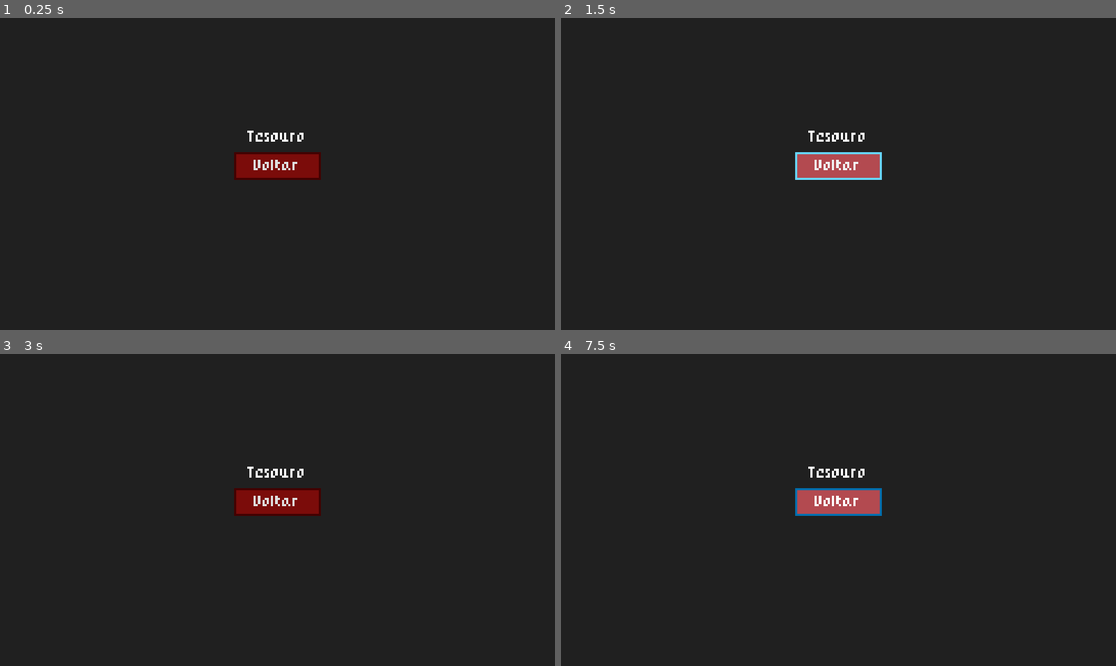
Above: before the commit, frames 1-4 (two rows, left to right).
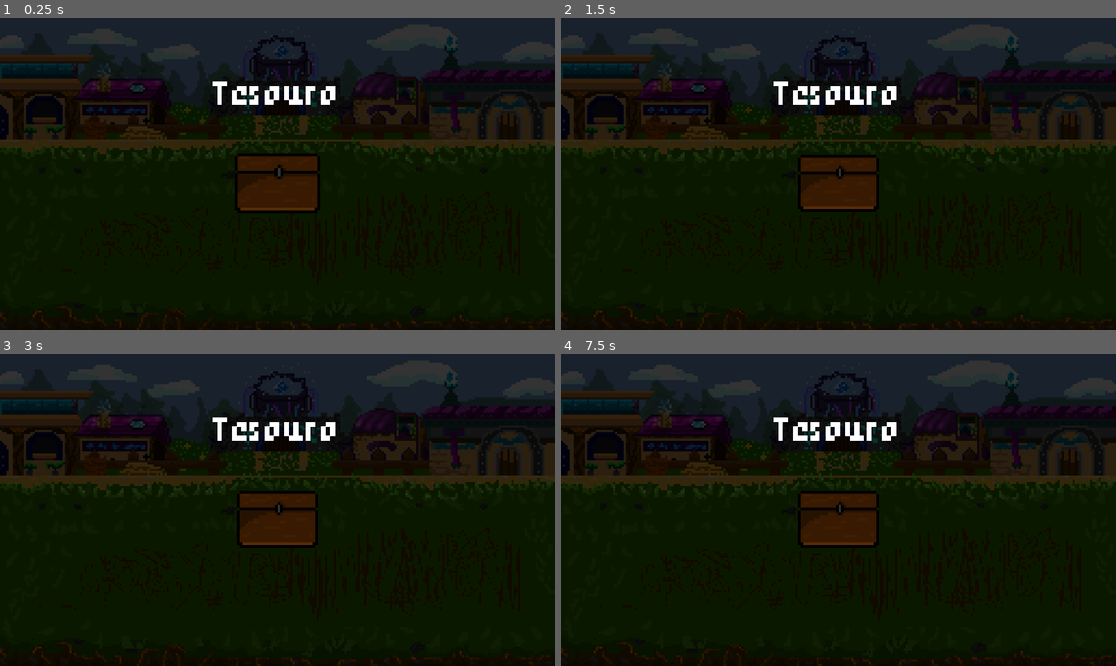
Above: after the commit, the same moments.

Repository: Klebynhow/PAC-jogo
Game: Godot game, scene res://scenes/treasure/treasure.tscn
The game is run twice, just before and just after one commit, with the same random seed, the same clock (stepped at 60 frames per second) and the same inputs. This scene is started directly instead of the project's main scene.
Inputs (mouse positions are in pixels of both pictures, inside the frame that each line leads up to):
- Up to frame 1 (0.25 s): no input
- Up to frame 2 (1.5 s): click (838, 164) at 0.5 s, where only the run before the commit has a clickable "Voltar"; click (838, 164) at 1.25 s, where only the run before the commit has a clickable "Voltar"
- Up to frame 3 (3 s): click (277, 500) at 2 s, where only the run before the commit has a clickable "Voltar"; tap Enter at 2.75 s; move the mouse to (399, 494) at 2.77 s; press the mouse at (399, 494) at 2.78 s
- Up to frame 4 (7.5 s): release the mouse at (960, 494) at 3.5 s; tap Space at 3.5, 5.75 s; drag from (727, 525) to (810, 572) at 3.52 s; move the mouse to (894, 441) at 4.27 s; hold Mouse wheel down (scroll_down) 4.28-5 s; click (894, 441) at 4.42 s; tap Enter at 5, 7.25 s; drag from (810, 572) to (672, 463) at 5.02 s; move the mouse to (1005, 556) at 5.77 s; press the mouse at (1005, 556) at 5.78 s; release the mouse at (1005, 556) at 6.5 s; drag from (672, 463) to (755, 432) at 6.52 s; move the mouse to (866, 510) at 7.27 s; hold Mouse wheel down (scroll_down) from 7.28 s (still down); click (866, 510) at 7.42 s

The runs differ from the first frame. In frame 1, 73% of the frame differs, in the area x 0-100%, y 5-100%; in frame 2, 73%; in frame 3, 73%; in frame 4, 73%.

Commit message:
update treasure chest texture

Diff:
--- a/relics/coupons.tres
+++ b/relics/coupons.tres
@@ -1,4 +1,4 @@
-[gd_resource type="Resource" format=3 uid="uid://boe51cj1lttpv"]
+[gd_resource type="Resource" script_class="CouponsRelic" format=3 uid="uid://boe51cj1lttpv"]
 
 [ext_resource type="Texture2D" uid="uid://birvpe0dn8nvo" path="res://art/coupon_relic_icon.png" id="1_usjfh"]
 [ext_resource type="Script" uid="uid://dd5jxo0sr1t4p" path="res://relics/coupons.gd" id="2_usjfh"]
@@ -10,5 +10,5 @@
 type = 4
 icon = ExtResource("1_usjfh")
 tooltip = "[color=\"ffdf00\"]Cupom[/color]
-Todos os itens da loja são 50%% mais baratos."
+Todos os itens da loja são 50% mais baratos."
 metadata/_custom_type_script = "uid://cyfywqwrmcwde"
--- a/scenes/battle_rewards/battle_rewards.gd
+++ b/scenes/battle_rewards/battle_rewards.gd
@@ -10,6 +10,7 @@
 
 @export var run_stats: RunStats
 @export var character_stats: CharacterStats
+@export var relic_handler: RelicHandler
 
 @onready var rewards: VBoxContainer = %Rewards
 
@@ -40,6 +41,12 @@
 	card_reward.pressed.connect(_show_card_rewards)
 	rewards.add_child.call_deferred(card_reward)
 
+func add_relic_reward(relic: Relic) -> void:
+	var relic_reward := REWARD_BUTTON.instantiate() as RewardButton
+	relic_reward.reward_icon = relic.icon
+	relic_reward.reward_text = relic.relic_name
+	relic_reward.pressed.connect(_on_relic_reward_taken.bind(relic))
+	rewards.add_child.call_deferred(relic_reward)
 
 func _show_card_rewards() -> void:
 	if not run_stats or not character_stats:
@@ -94,5 +101,9 @@
 		return
 	character_stats.deck.add_card(card)
 
+func _on_relic_reward_taken(relic: Relic) -> void:
+	if not relic or not relic_handler: return
+	relic_handler.add_relic(relic)
+
 func _on_back_button_pressed() -> void:
 	Events.battle_reward_exited.emit()
--- a/scenes/treasure/treasure.tscn
+++ b/scenes/treasure/treasure.tscn
@@ -2,6 +2,107 @@
 
 [ext_resource type="Theme" uid="uid://b54n13fqlduvn" path="res://main_theme.tres" id="1_5dwmd"]
 [ext_resource type="Script" uid="uid://doje1rhaauhdy" path="res://scenes/treasure/treasure.gd" id="2_5dwmd"]
+[ext_resource type="Texture2D" uid="uid://dim0cqc316o8e" path="res://art/cenario-batalha.png" id="3_8kvvt"]
+[ext_resource type="Texture2D" uid="uid://cuildwd0wugaq" path="res://art/chest-icon.png" id="4_1466h"]
+[ext_resource type="Texture2D" uid="uid://dohuawmwg20qa" path="res://art/treasure_chest_icon.png" id="5_qhcu3"]
+[ext_resource type="Texture2D" uid="uid://yuu5cnygnha6" path="res://art/coinIcon.png" id="5_w2wav"]
+[ext_resource type="Texture2D" uid="uid://bamge7pt7bin" path="res://art/treasure_chest_opening_icon.png" id="6_gkj16"]
+[ext_resource type="Texture2D" uid="uid://bnalw87a0i7fg" path="res://art/treasure_chest_open_icon.png" id="7_mn6fe"]
+
+[sub_resource type="LabelSettings" id="LabelSettings_1466h"]
+font_size = 13
+
+[sub_resource type="Animation" id="Animation_nr0se"]
+length = 0.001
+tracks/0/type = "value"
+tracks/0/imported = false
+tracks/0/enabled = true
+tracks/0/path = NodePath(".:scale")
+tracks/0/interp = 1
+tracks/0/loop_wrap = true
+tracks/0/keys = {
+"times": PackedFloat32Array(0),
+"transitions": PackedFloat32Array(1),
+"update": 0,
+"values": [Vector2(1, 1)]
+}
+tracks/1/type = "value"
+tracks/1/imported = false
+tracks/1/enabled = true
+tracks/1/path = NodePath(".:texture")
+tracks/1/interp = 1
+tracks/1/loop_wrap = true
+tracks/1/keys = {
+"times": PackedFloat32Array(0),
+"transitions": PackedFloat32Array(1),
+"update": 1,
+"values": [ExtResource("4_1466h")]
+}
+
+[sub_resource type="Animation" id="Animation_ufafs"]
+resource_name = "highlight"
+length = 2.0
+loop_mode = 1
+step = 0.05
+tracks/0/type = "value"
+tracks/0/imported = false
+tracks/0/enabled = true
+tracks/0/path = NodePath(".:scale")
+tracks/0/interp = 0
+tracks/0/loop_wrap = true
+tracks/0/keys = {
+"times": PackedFloat32Array(0, 0.15, 0.3),
+"transitions": PackedFloat32Array(1, 1, 1),
+"update": 0,
+"values": [Vector2(1, 1), Vector2(1.05, 1.05), Vector2(1, 1)]
+}
+
+[sub_resource type="Animation" id="Animation_qhcu3"]
+resource_name = "open_chest"
+length = 2.0
+step = 0.05
+tracks/0/type = "value"
+tracks/0/imported = false
+tracks/0/enabled = true
+tracks/0/path = NodePath(".:texture")
+tracks/0/interp = 1
+tracks/0/loop_wrap = true
+tracks/0/keys = {
+"times": PackedFloat32Array(0, 0.2, 0.4),
+"transitions": PackedFloat32Array(1, 1, 1),
+"update": 1,
+"values": [ExtResource("5_qhcu3"), ExtResource("6_gkj16"), ExtResource("7_mn6fe")]
+}
+
+[sub_resource type="AnimationLibrary" id="AnimationLibrary_gkj16"]
+_data = {
+&"RESET": SubResource("Animation_nr0se"),
+&"highlight": SubResource("Animation_ufafs"),
+&"open_chest": SubResource("Animation_qhcu3")
+}
+
+[sub_resource type="Curve" id="Curve_mn6fe"]
+_data = [Vector2(0, 0.32584274), 0.0, 0.0, 0, 0, Vector2(0.2369942, 1), 0.0, 0.0, 0, 0, Vector2(0.81502885, 0.92134833), 0.0, 0.0, 0, 0, Vector2(1, 0), 0.0, 0.0, 0, 0]
+point_count = 4
+
+[sub_resource type="CurveTexture" id="CurveTexture_8auyv"]
+curve = SubResource("Curve_mn6fe")
+
+[sub_resource type="Curve" id="Curve_bbvtr"]
+_data = [Vector2(0, 0.20224726), 0.0, 0.0, 0, 0, Vector2(0.30057803, 0.68539333), 0.0, 0.0, 0, 0, Vector2(0.8092485, 0.6741574), 0.0, 0.0, 0, 0, Vector2(1, 0.13483155), 0.0, 0.0, 0, 0]
+point_count = 4
+
+[sub_resource type="CurveTexture" id="CurveTexture_ko1oj"]
+curve = SubResource("Curve_bbvtr")
+
+[sub_resource type="ParticleProcessMaterial" id="ParticleProcessMaterial_ab3yx"]
+particle_flag_disable_z = true
+direction = Vector3(0, -1, 0)
+initial_velocity_min = 80.0
+initial_velocity_max = 100.0
+gravity = Vector3(0, 98, 0)
+scale_curve = SubResource("CurveTexture_ko1oj")
+alpha_curve = SubResource("CurveTexture_8auyv")
 
 [node name="Treasure" type="Control" unique_id=1479642650]
 layout_mode = 3
@@ -14,7 +115,18 @@
 theme = ExtResource("1_5dwmd")
 script = ExtResource("2_5dwmd")
 
-[node name="ColorRect" type="ColorRect" parent="." unique_id=477830362]
+[node name="Background" type="TextureRect" parent="." unique_id=1182264826]
+layout_mode = 1
+anchors_preset = 15
+anchor_right = 1.0
+anchor_bottom = 1.0
+grow_horizontal = 2
+grow_vertical = 2
+texture = ExtResource("3_8kvvt")
+expand_mode = 1
+stretch_mode = 5
+
+[node name="BackgroundDimmer" type="ColorRect" parent="." unique_id=1837779973]
 layout_mode = 1
 anchors_preset = 15
 anchor_right = 1.0
@@ -22,9 +134,26 @@
 grow_horizontal = 2
 grow_vertical = 2
 mouse_filter = 2
-color = Color(0, 0, 0, 0.58431375)
+color = Color(0, 0, 0, 0.7921569)
 
-[node name="VBoxContainer" type="VBoxContainer" parent="." unique_id=1078401837]
+[node name="Label" type="Label" parent="." unique_id=1703284256]
+layout_mode = 1
+anchors_preset = 8
+anchor_left = 0.5
+anchor_top = 0.5
+anchor_right = 0.5
+anchor_bottom = 0.5
+offset_left = -49.0
+offset_top = -43.0
+offset_right = 49.0
+offset_bottom = -29.0
+grow_horizontal = 2
+grow_vertical = 2
+text = "Tesouro"
+label_settings = SubResource("LabelSettings_1466h")
+horizontal_alignment = 1
+
+[node name="TreasureChest" type="TextureRect" parent="." unique_id=188626584]
 layout_mode = 1
 anchors_preset = 8
 anchor_left = 0.5
@@ -32,20 +161,25 @@
 anchor_right = 0.5
 anchor_bottom = 0.5
 offset_left = -20.0
-offset_top = -20.0
+offset_top = -15.0
 offset_right = 20.0
-offset_bottom = 20.0
+offset_bottom = 25.0
 grow_horizontal = 2
 grow_vertical = 2
+pivot_offset = Vector2(20, 20)
+texture = ExtResource("4_1466h")
+stretch_mode = 5
 
-[node name="Label" type="Label" parent="VBoxContainer" unique_id=640384558]
-layout_mode = 2
-text = "Tesouro"
-horizontal_alignment = 1
+[node name="AnimationPlayer" type="AnimationPlayer" parent="TreasureChest" unique_id=2120282162]
+libraries/ = SubResource("AnimationLibrary_gkj16")
+autoplay = &"highlight"
 
-[node name="Button" type="Button" parent="VBoxContainer" unique_id=1065314453]
-custom_minimum_size = Vector2(0, 12.795)
-layout_mode = 2
-text = "Voltar"
-
-[connection signal="pressed" from="VBoxContainer/Button" to="." method="_on_button_pressed"]
+[node name="GPUParticles2D" type="GPUParticles2D" parent="TreasureChest" unique_id=8201415]
+position = Vector2(20, 16)
+emitting = false
+amount = 25
+texture = ExtResource("5_w2wav")
+lifetime = 1.5
+one_shot = true
+explosiveness = 0.9
+process_material = SubResource("ParticleProcessMaterial_ab3yx")
Binary file added: art/treasure_chest_icon.png
Not shown, added: art/treasure_chest_icon.png.import
Binary file added: art/treasure_chest_open_icon.png
Not shown, added: art/treasure_chest_open_icon.png.import
Binary file added: art/treasure_chest_opening_icon.png
Not shown, added: art/treasure_chest_opening_icon.png.import
